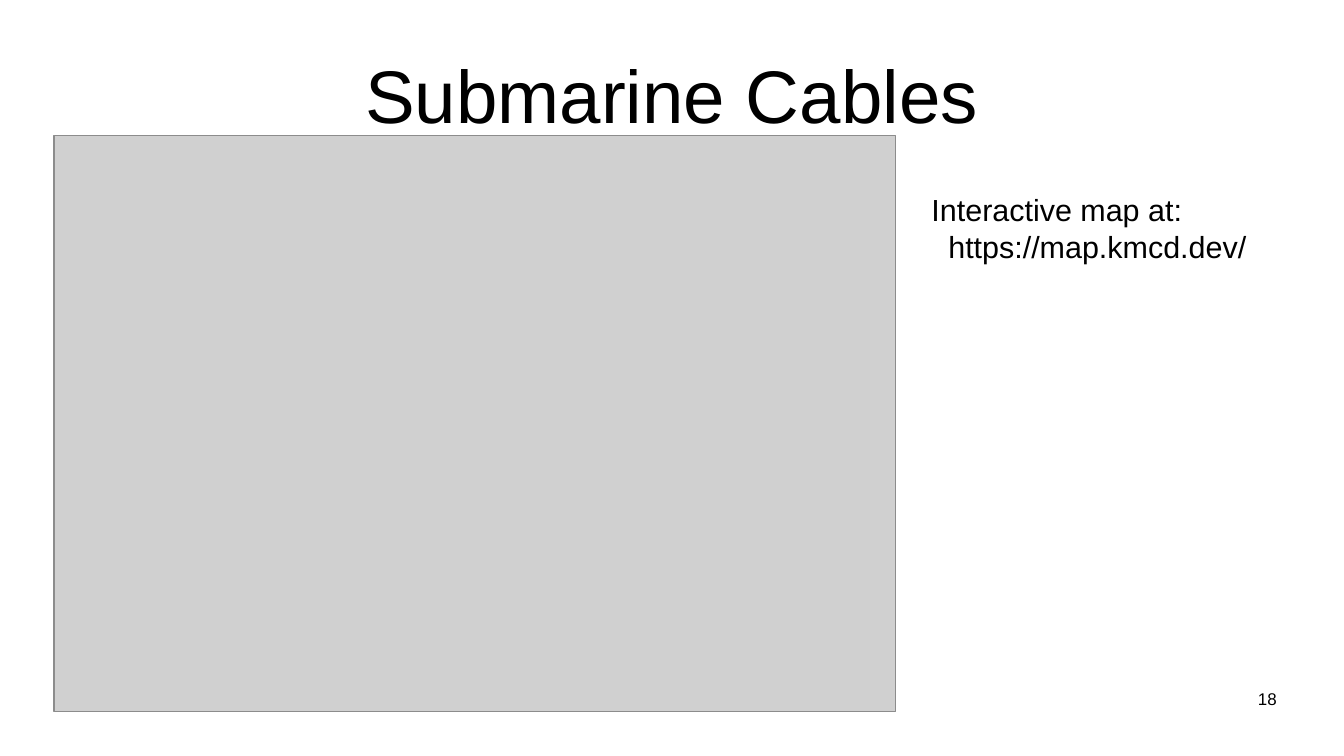
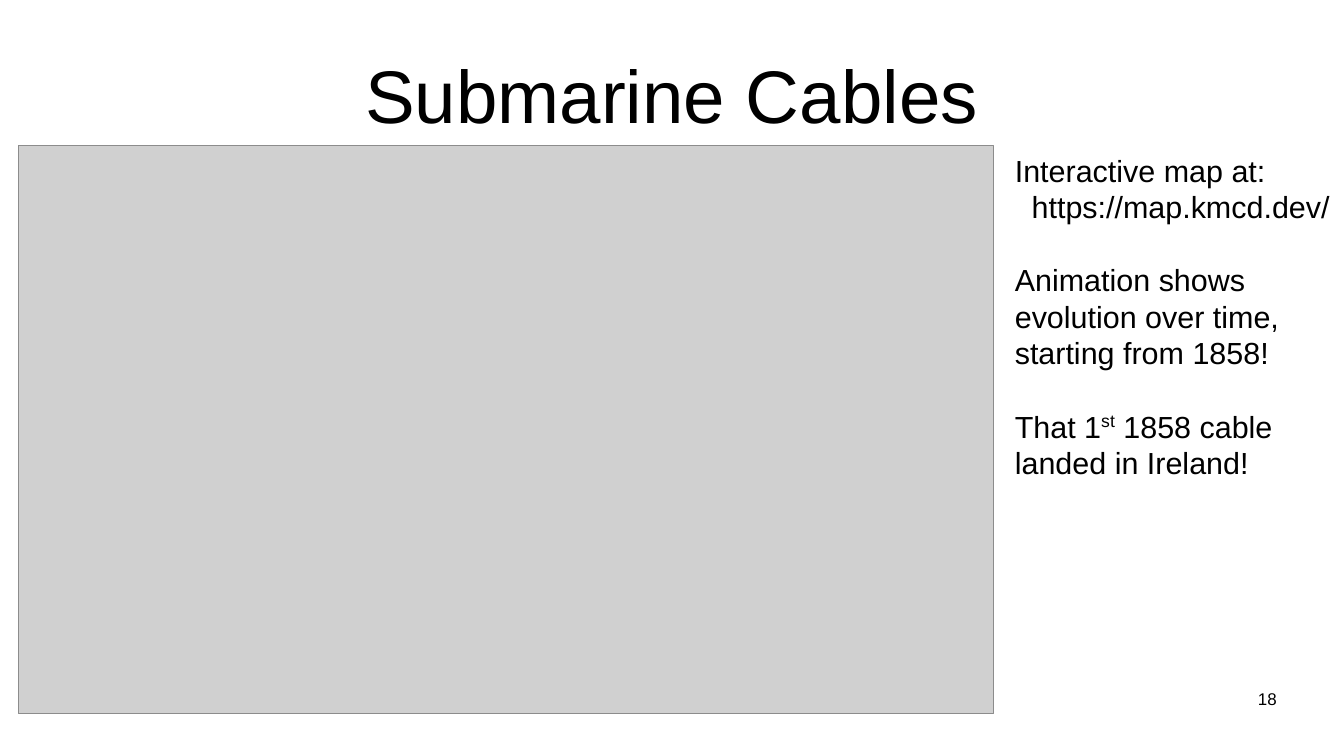
Before and after one commit to sftcd/witidtm, a slide deck: slide 18 of lectures/2026-2027/100-intro.odp. Drawn at 1344x756 pixels with LibreOffice and Linux fonts; fonts in the diff are those of the drawing; grey boxes stand for pictures. Boxes give left, top, right and bottom in pixels: in the first picture for what was removed or moved away, otherwise in the second. Text is boxed around its words. In the diff, an @@ line names an element or a change of style, - is before the commit and + after.

```diff
--- a/lectures/2026-2027/100-intro.odp
+++ b/lectures/2026-2027/100-intro.odp
@@ picture: place and size @@
-picture at (54, 135, 896, 711)
+picture at (18, 146, 994, 715)
@@ text "Interactive map at:": place and size @@
-text "Interactive map at:" at (931, 199, 1246, 264)
+text "Interactive map at:" at (1015, 160, 1330, 475)
@@ text at (1015, 269, 1279, 475): paragraphs added @@
+Animation shows evolution over time, starting from 1858!
+That 1st 1858 cable landed in Ireland!
```
Also in this commit, not shown: 15 other slides changed, 3 slides removed, 3 other files.
